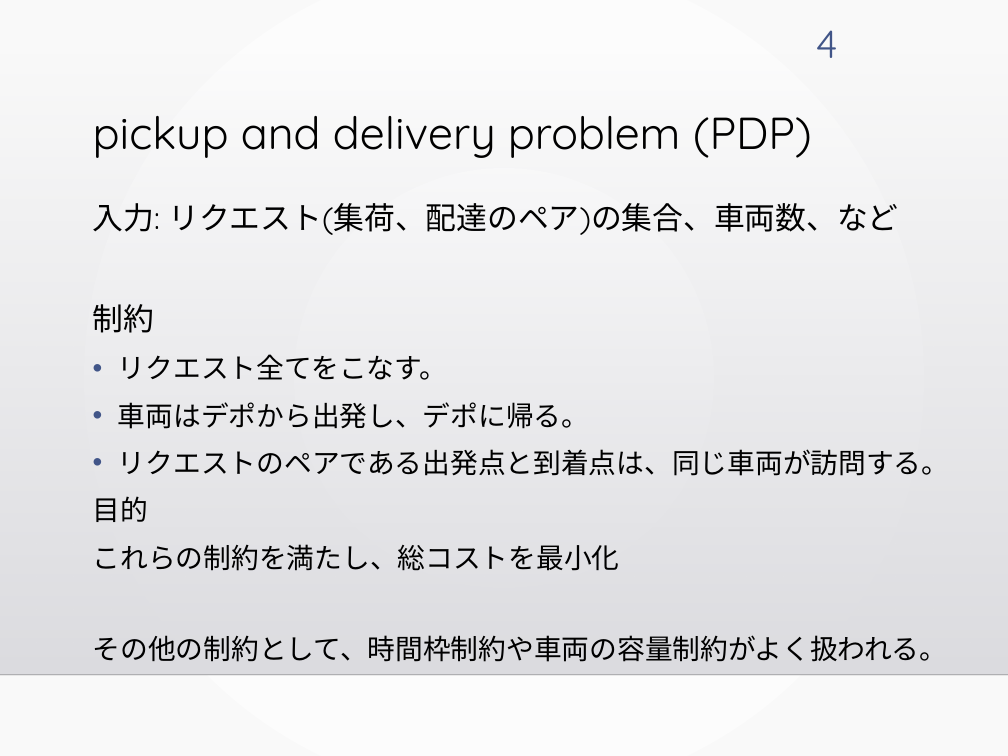
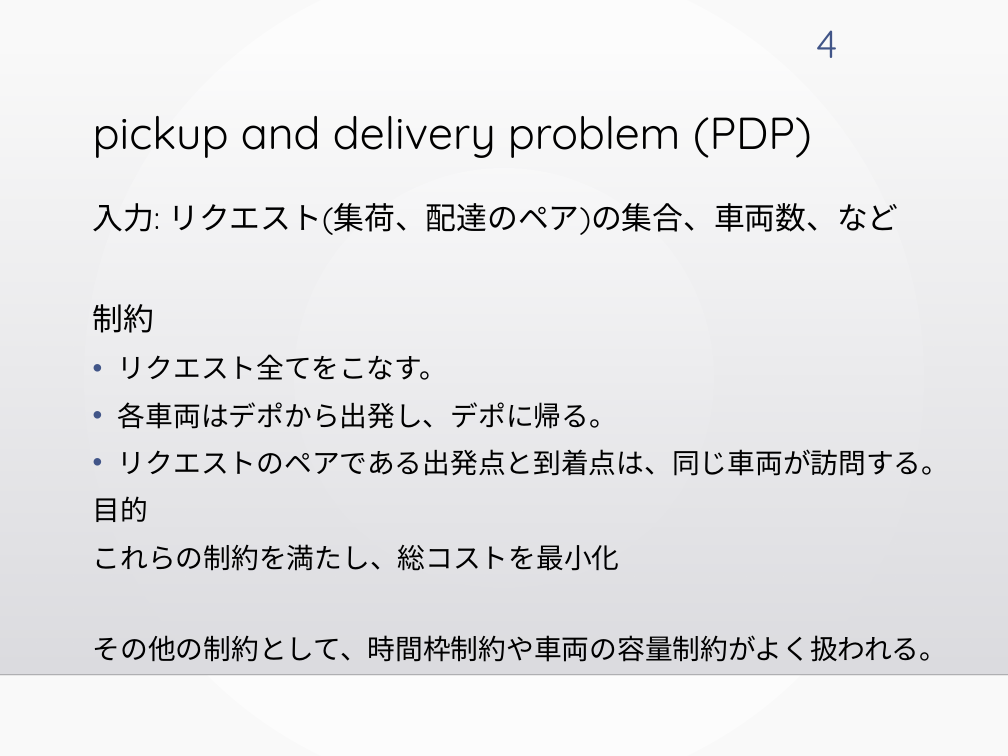
Before and after one commit to kotaro400/DARP, a slide deck: slide 4 of 卒論発表_10分用.pptx. Drawn at 1008x756 pixels with LibreOffice and Linux fonts; fonts in the diff are those of the drawing; background and template pictures are left out. Boxes give left, top, right and bottom in pixels: in the first picture for what was removed or moved away, otherwise in the second. Text is boxed around its words. In the diff, an @@ line names an element or a change of style, - is before the commit and + after.

```diff
--- a/卒論発表_10分用.pptx
+++ b/卒論発表_10分用.pptx
@@ text at (118,402,617,429): text changed @@
-• 車両はデポから出発し、デポに帰る。
+• 各車両はデポから出発し、デポに帰る。
```
Also in this commit, not shown: 2 other slides changed.
